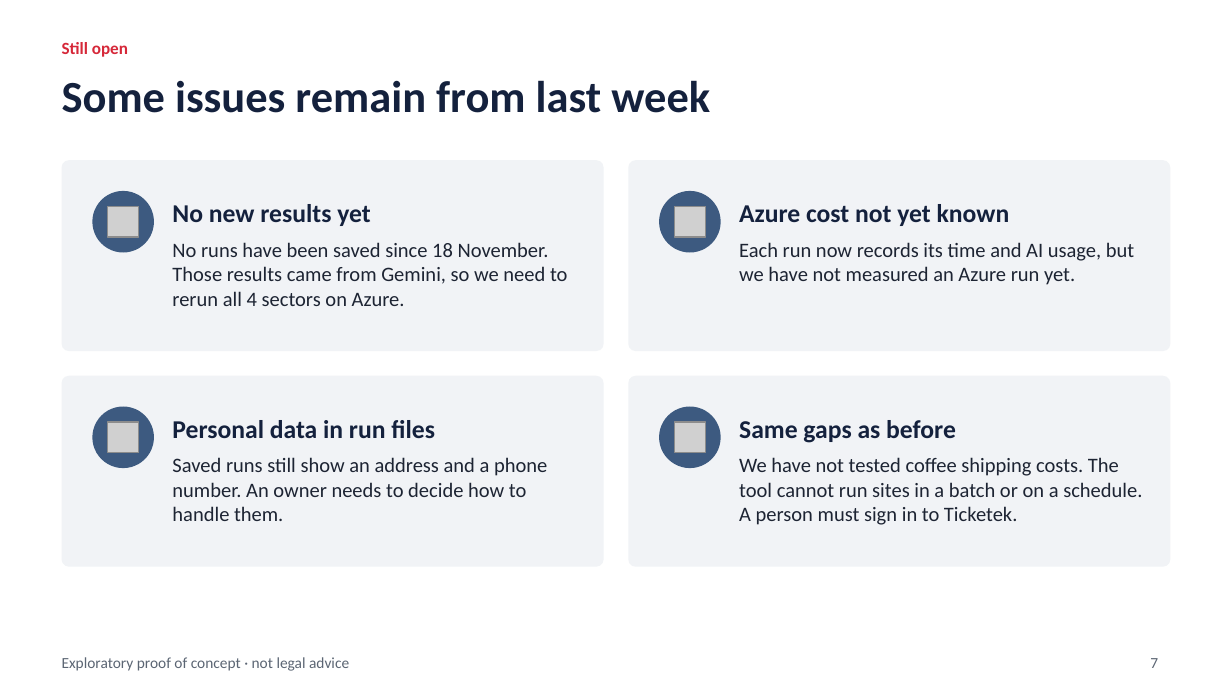
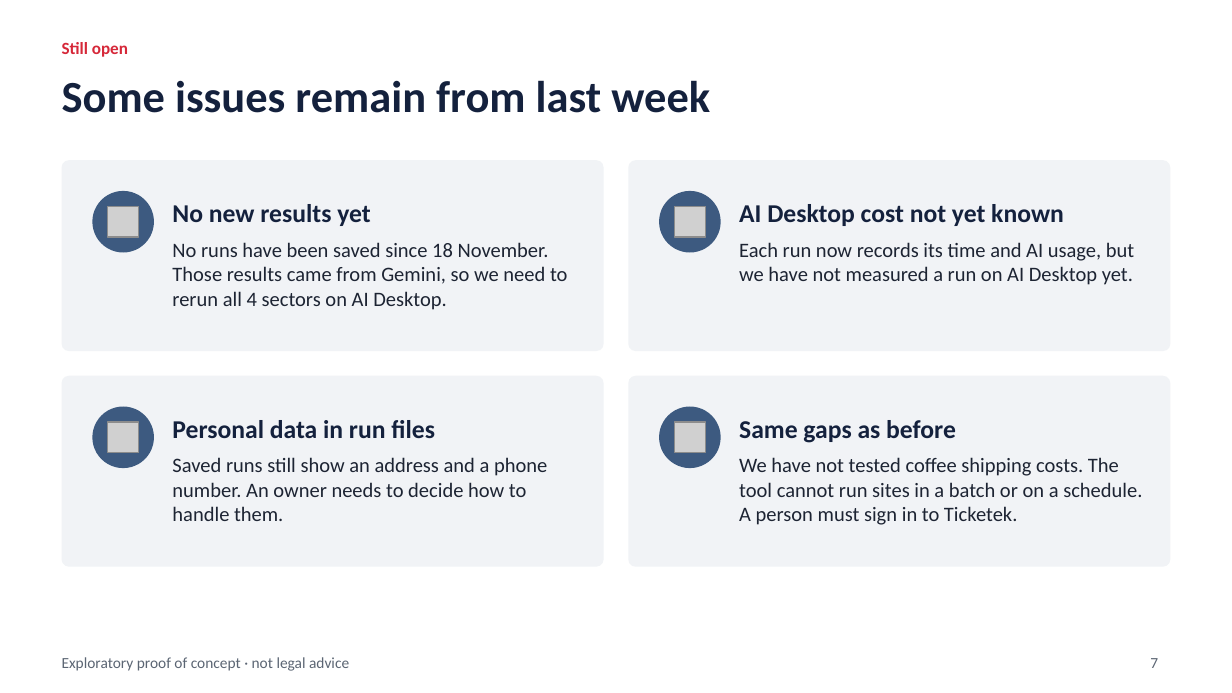
Before and after one commit to roflov2/browser-automation, a slide deck: slide 7 of docs/Drip_Pricing_PoC_update_2026-11-24.pptx. Drawn at 1232x693 pixels with LibreOffice and Linux fonts; fonts in the diff are those of the drawing; grey boxes stand for pictures. Boxes give left, top, right and bottom in pixels: in the first picture for what was removed or moved away, otherwise in the second. Text is boxed around its words. In the diff, an @@ line names an element or a change of style, - is before the commit and + after.

```diff
--- a/docs/Drip_Pricing_PoC_update_2026-11-24.pptx
+++ b/docs/Drip_Pricing_PoC_update_2026-11-24.pptx
@@ text at <box>739,204,1064,226</box>: text changed @@
-Azure cost not yet known
+AI Desktop cost not yet known
@@ text at <box>172,242,567,310</box>: text changed @@
-No runs have been saved since 18 November. Those results came from Gemini, so we need to rerun all 4 sectors on Azure.
+No runs have been saved since 18 November. Those results came from Gemini, so we need to rerun all 4 sectors on AI Desktop.
@@ text at <box>739,242,1134,285</box>: text changed @@
-Each run now records its time and AI usage, but we have not measured an Azure run yet.
+Each run now records its time and AI usage, but we have not measured a run on AI Desktop yet.
```
Also in this commit, not shown: 4 other slides changed.
